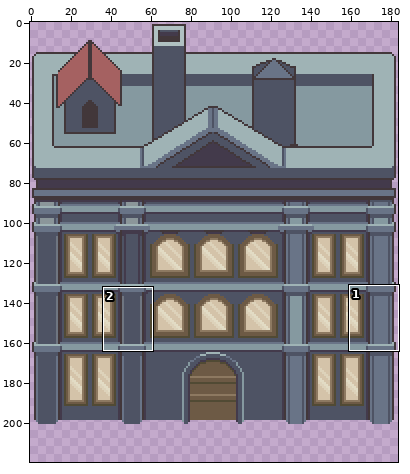
Sprite sheet, stored at assets/02_architecture/02_palud/paludBuildingCenterRight.png. Above, an overview of the earlier version with the close-up marked.
Close-up. Before the commit:
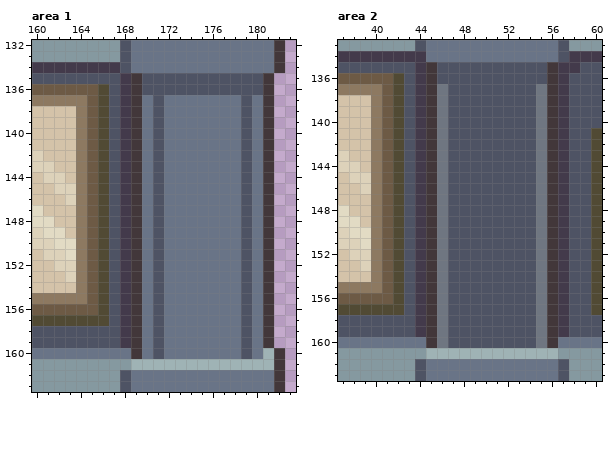
The file is 184x201 pixels. Colours within 5 levels of each other are drawn and written as one. Shown: area 1: x 160..183, y 132..163; area 2: x 37..60, y 133..163. The old version is drawn lined up with the new one, on the new canvas. The wide view leaves out empty margins. The commit also changed other parts of the picture, which this record leaves out.
Now the later version:
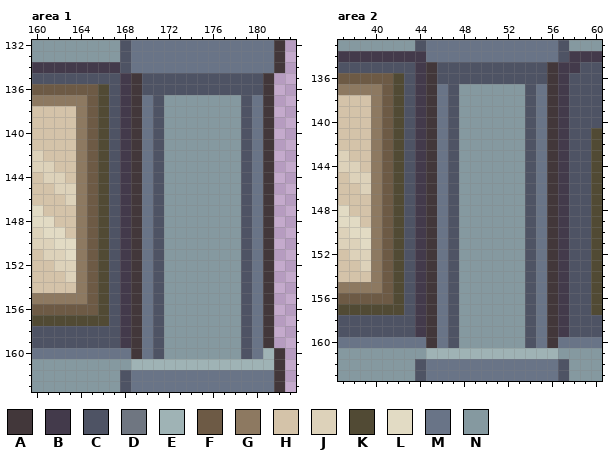
Palette (. is transparent): A #42373a  B #433a4b  C #4e5364  D #6f7681  E #9fb3b5  F #6d5a45  G #8d7961  H #d4c3a9  J #ddd2ba  K #514a34  L #e2dbc4  M #697487  N #8599a0
What changed:
canvas 184x201 -> 184x230
--- area 1
@@ x 170..180 @@
 136 CCCCCCCCCCC
-137 MCMMMMMMMCM
-138 MCMMMMMMMCM
-139 MCMMMMMMMCM
-140 MCMMMMMMMCM
-141 MCMMMMMMMCM
-142 MCMMMMMMMCM
-143 MCMMMMMMMCM
-144 MCMMMMMMMCM
-145 MCMMMMMMMCM
-146 MCMMMMMMMCM
-147 MCMMMMMMMCM
-148 MCMMMMMMMCM
-149 MCMMMMMMMCM
-150 MCMMMMMMMCM
-151 MCMMMMMMMCM
-152 MCMMMMMMMCM
-153 MCMMMMMMMCM
-154 MCMMMMMMMCM
-155 MCMMMMMMMCM
-156 MCMMMMMMMCM
-157 MCMMMMMMMCM
-158 MCMMMMMMMCM
-159 MCMMMMMMMCM
-160 MCMMMMMMMCM
+137 MCNNNNNNNCM
+138 MCNNNNNNNCM
+139 MCNNNNNNNCM
+140 MCNNNNNNNCM
+141 MCNNNNNNNCM
+142 MCNNNNNNNCM
+143 MCNNNNNNNCM
+144 MCNNNNNNNCM
+145 MCNNNNNNNCM
+146 MCNNNNNNNCM
+147 MCNNNNNNNCM
+148 MCNNNNNNNCM
+149 MCNNNNNNNCM
+150 MCNNNNNNNCM
+151 MCNNNNNNNCM
+152 MCNNNNNNNCM
+153 MCNNNNNNNCM
+154 MCNNNNNNNCM
+155 MCNNNNNNNCM
+156 MCNNNNNNNCM
+157 MCNNNNNNNCM
+158 MCNNNNNNNCM
+159 MCNNNNNNNCM
+160 MCNNNNNNNCM
 161 EEEEEEEEEEE
--- area 2
@@ x 44..57 @@
 136 BACCCCCCCCCCAB
-137 BADCCCCCCCCDAB
-138 BADCCCCCCCCDAB
-139 BADCCCCCCCCDAB
-140 BADCCCCCCCCDAB
-141 BADCCCCCCCCDAB
-142 BADCCCCCCCCDAB
-143 BADCCCCCCCCDAB
-144 BADCCCCCCCCDAB
-145 BADCCCCCCCCDAB
-146 BADCCCCCCCCDAB
-147 BADCCCCCCCCDAB
-148 BADCCCCCCCCDAB
-149 BADCCCCCCCCDAB
-150 BADCCCCCCCCDAB
-151 BADCCCCCCCCDAB
-152 BADCCCCCCCCDAB
-153 BADCCCCCCCCDAB
-154 BADCCCCCCCCDAB
-155 BADCCCCCCCCDAB
-156 BADCCCCCCCCDAB
-157 BADCCCCCCCCDAB
-158 BADCCCCCCCCDAB
-159 BADCCCCCCCCDAB
-160 MADCCCCCCCCDAM
+137 BAMCNNNNNNCMAB
+138 BAMCNNNNNNCMAB
+139 BAMCNNNNNNCMAB
+140 BAMCNNNNNNCMAB
+141 BAMCNNNNNNCMAB
+142 BAMCNNNNNNCMAB
+143 BAMCNNNNNNCMAB
+144 BAMCNNNNNNCMAB
+145 BAMCNNNNNNCMAB
+146 BAMCNNNNNNCMAB
+147 BAMCNNNNNNCMAB
+148 BAMCNNNNNNCMAB
+149 BAMCNNNNNNCMAB
+150 BAMCNNNNNNCMAB
+151 BAMCNNNNNNCMAB
+152 BAMCNNNNNNCMAB
+153 BAMCNNNNNNCMAB
+154 BAMCNNNNNNCMAB
+155 BAMCNNNNNNCMAB
+156 BAMCNNNNNNCMAB
+157 BAMCNNNNNNCMAB
+158 BAMCNNNNNNCMAB
+159 BAMCNNNNNNCMAB
+160 MAMCNNNNNNCMAM
 161 NEEEEEEEEEEEEN
Pixel boxes of the changes (left, top, right, bottom) in both close-ups:
changed: (164, 95, 241, 359)
changed: (437, 84, 547, 348)
